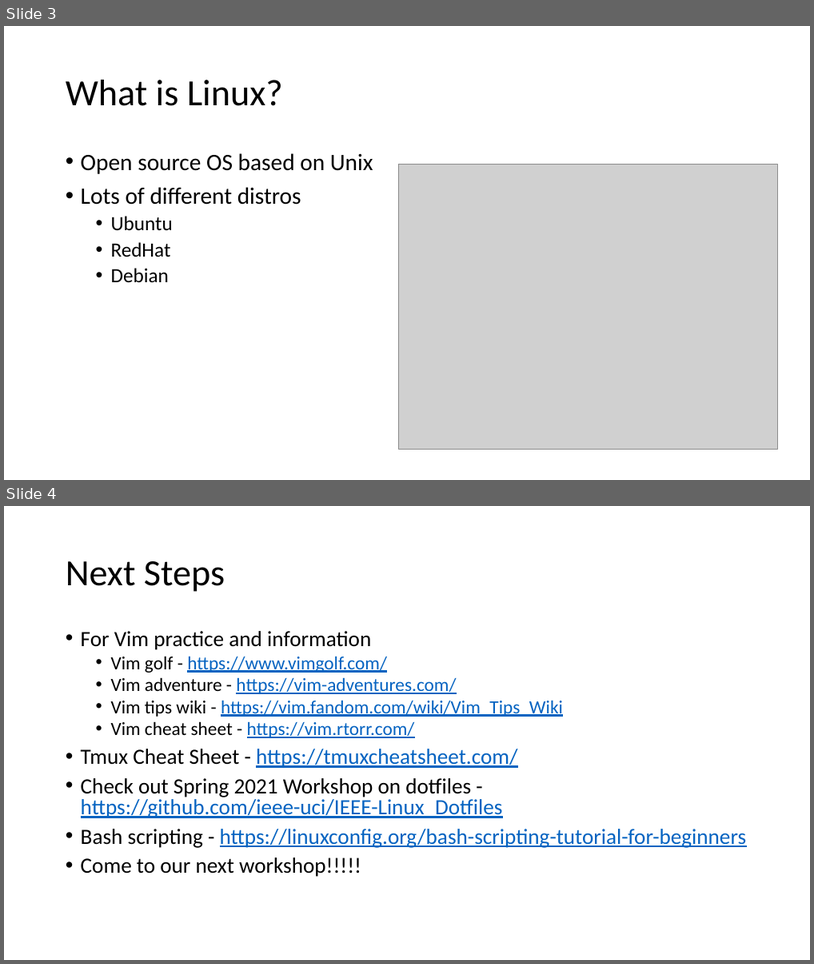
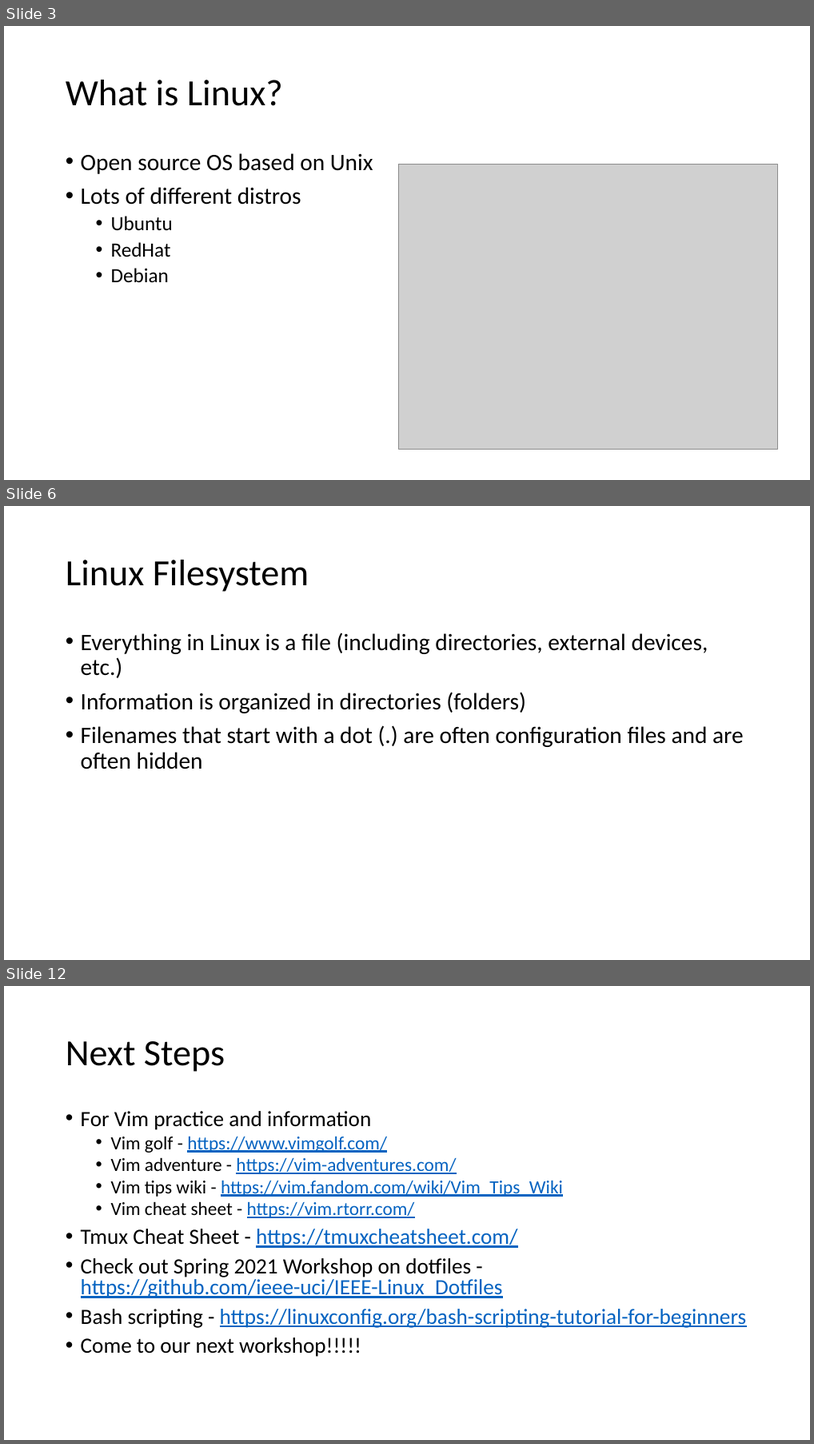
Before and after one commit to ValenYamamoto/IEEE_Linux_Workshop, a slide deck: Linux_slides.pptx. Shown one above the other, each under a label of ours: slides 3 and 4 before the commit, slides 3, 6 and 12 after it; the slides between them are not shown. The pictures are 814x964 and 814x1444 pixels, drawn with LibreOffice and Linux fonts; fonts in the diff are those of the drawing; grey boxes stand for pictures. Boxes give left, top, right and bottom in pixels: in the first picture for what was removed or moved away, otherwise in the second. Text is boxed around its words. In the diff, an @@ line names an element or a change of style, - is before the commit and + after.

```diff
--- a/Linux_slides.pptx
+++ b/Linux_slides.pptx
@@ slide 6 added at [4, 506, 810, 960], background #FFFFFF @@
@@ title added at [66, 560, 309, 592], 44 pt, text #000000 @@
+Linux Filesystem
@@ text added at [81, 632, 744, 769], 28 pt, text #000000 @@
+• Everything in Linux is a file (including directories, external devices, etc.)
+• Information is organized in directories (folders)
+• Filenames that start with a dot (.) are often configuration files and are often hidden
@@ what was slide 4 is now slide 12 @@
```
Also in this commit, not shown: 7 other slides added.
